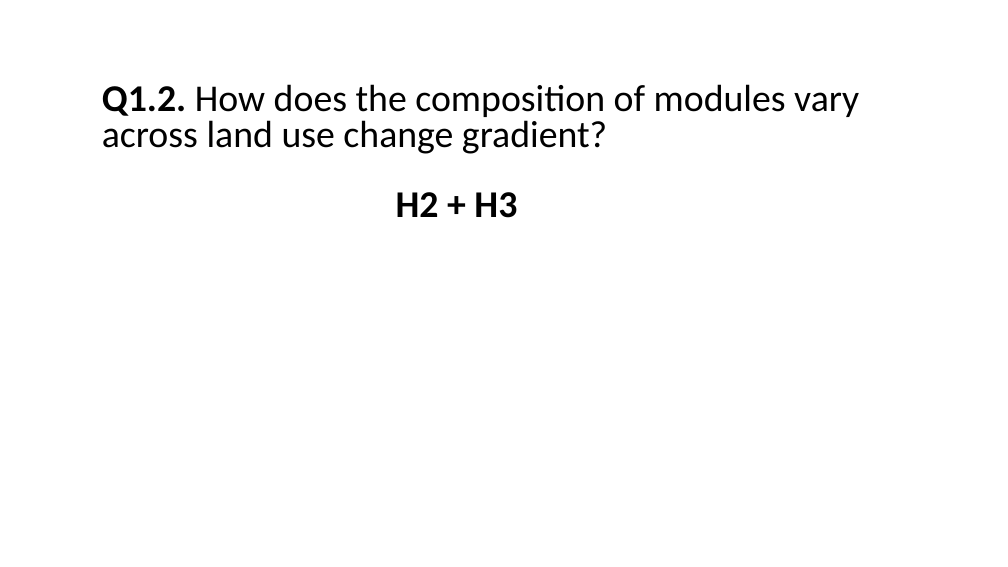
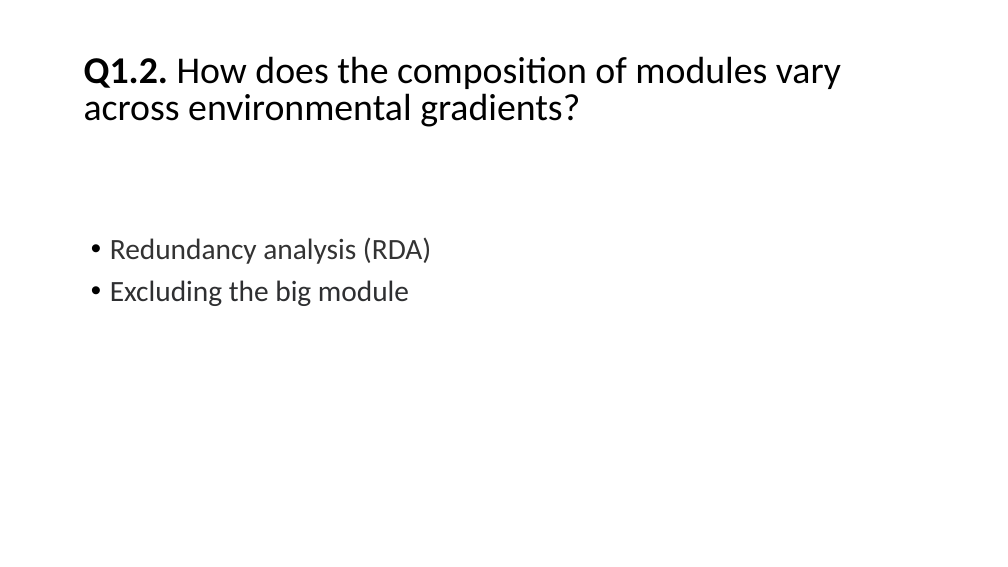
Before and after one commit to Ecological-Complexity-Lab/Microbiome_Structure_Madagascar, a slide deck: slide 23 of presentations/manuscript story.pptx. Drawn at 1008x567 pixels with LibreOffice and Linux fonts; fonts in the diff are those of the drawing. Boxes give left, top, right and bottom in pixels: in the first picture for what was removed or moved away, otherwise in the second. Text is boxed around its words. In the diff, an @@ line names an element or a change of style, - is before the commit and + after.

```diff
--- a/presentations/manuscript story.pptx
+++ b/presentations/manuscript story.pptx
@@ text at [84,56,841,127]: text changed @@
-Q1.2. How does the composition of modules vary across land use change gradient?
+Q1.2. How does the composition of modules vary across environmental gradients?
@@ text removed at [396,192,517,218] @@
-H2 + H3
@@ text added at [110,238,431,306], 28 pt, text #333333 @@
+• Redundancy analysis (RDA)
+• Excluding the big module
```
Also in this commit, not shown: 9 other slides changed, 3 slides added, 3 slides removed.
